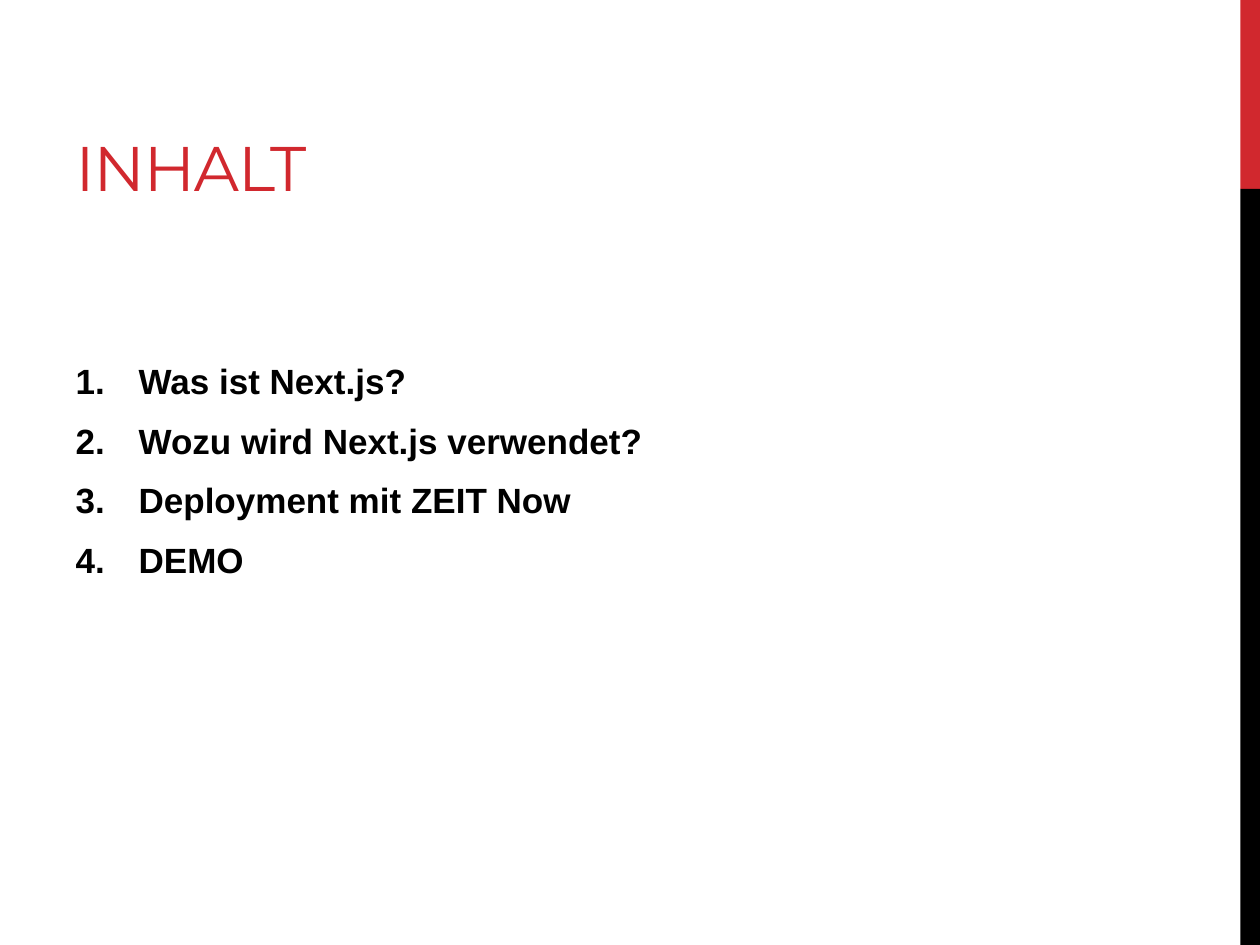
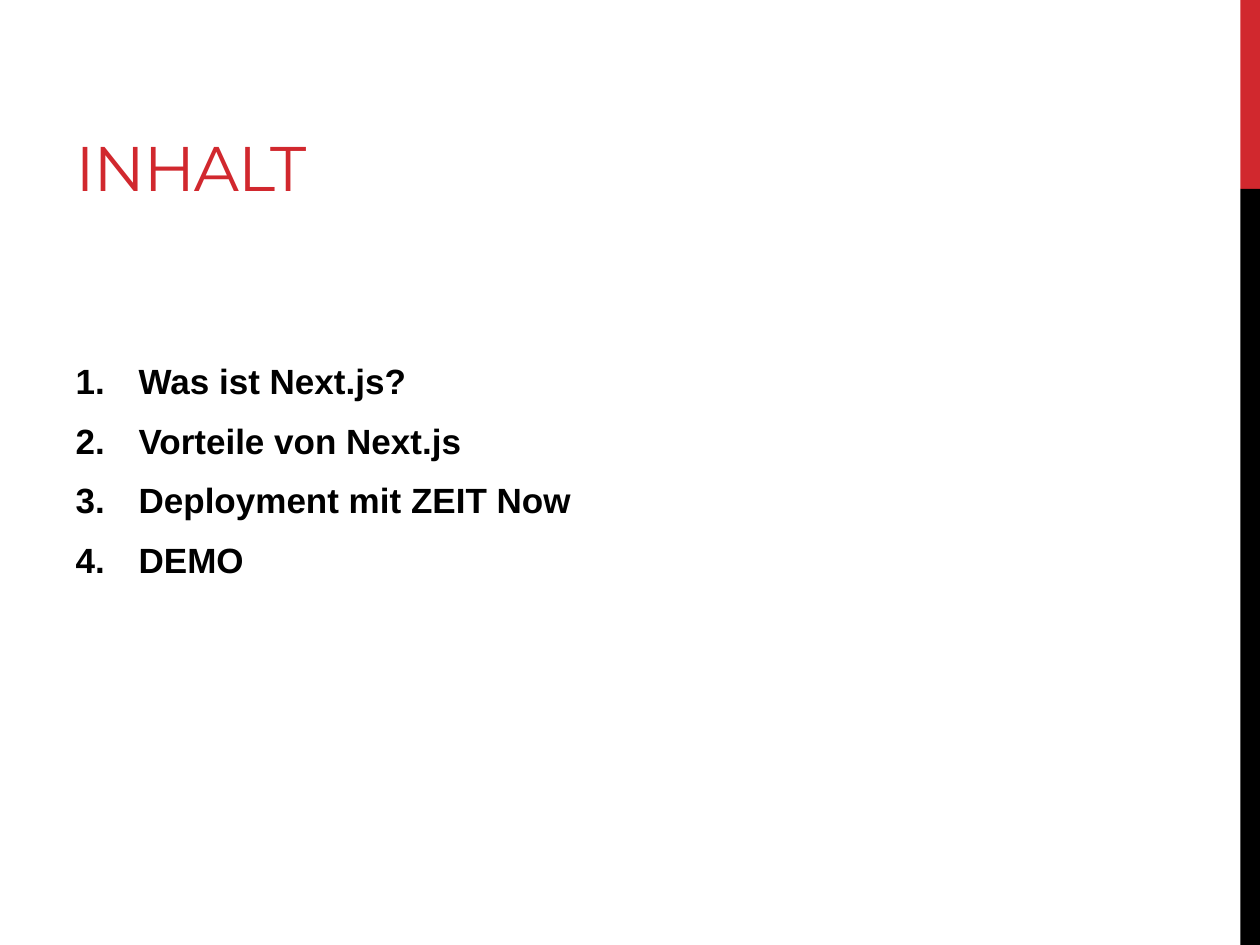
Before and after one commit to kr4cher/nextjs-ePortfolio, a slide deck: slide 2 of slides/ePortfolio-Next.js.pptx. Drawn at 1260x945 pixels with LibreOffice and Linux fonts; fonts in the diff are those of the drawing. Boxes give left, top, right and bottom in pixels: in the first picture for what was removed or moved away, otherwise in the second. Text is boxed around its words. In the diff, an @@ line names an element or a change of style, - is before the commit and + after.

```diff
--- a/slides/ePortfolio-Next.js.pptx
+++ b/slides/ePortfolio-Next.js.pptx
@@ text at (139,428,461,461): text changed @@
-2. Wozu wird Next.js verwendet?
+2. Vorteile von Next.js
```
Also in this commit, not shown: 2 other slides changed, 5 slides added, 1 other file.
